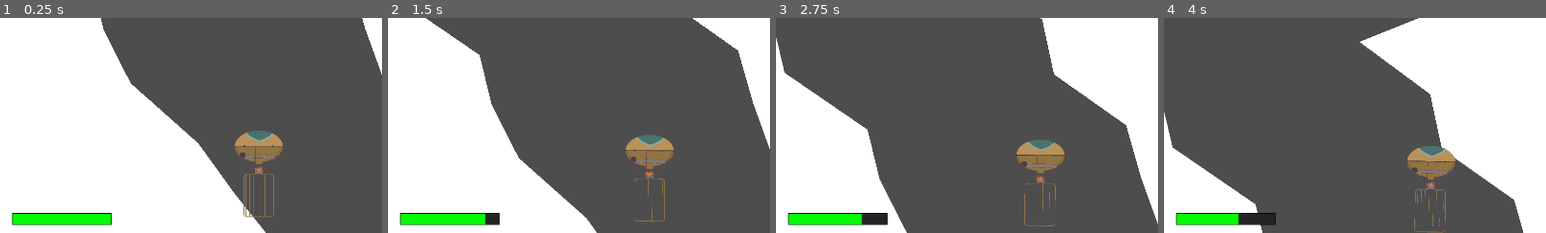
Above: before the commit, frames 1-4 (left to right).
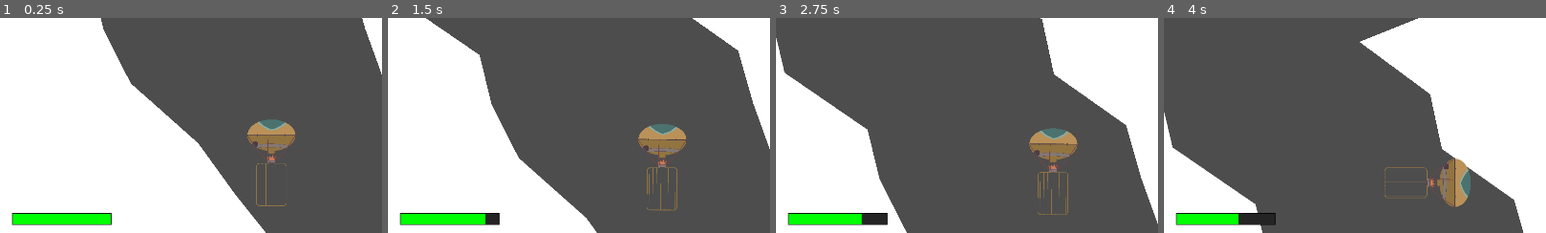
Above: after the commit, the same moments.

Repository: panorb/ludum-dare-53
Game: Godot game, scene res://world.tscn
The game is run twice, just before and just after one commit, with the same random seed, the same clock (stepped at 60 frames per second) and the same inputs. The engine's default icon, where the game draws it, is replaced by a stand-in: a white triangle on a blue panel in a dark square. Sound files missing from this copy of the repository are replaced by a short silence.
Inputs:
- Up to frame 1 (0.25 s): no input
- Up to frame 2 (1.5 s): click "ein knopf hero" at 0.5 s; click "novh einer" at 1.25 s
- Up to frame 3 (2.75 s): click "ein knopf hero" at 2 s
- Up to frame 4 (4 s): click "novh einer" at 2.75 s; click "ein knopf hero" at 3.5 s
The pictures show only the part of the screen within x 17-67%, y 50-100%; the shares and areas given below are measured in that part.

The runs differ from the first frame. In frame 1, 2.7% of the frame differs, in the area x 61-78%, y 47-93%; in frame 2, 2.7%; in frame 3, 2.7%; in frame 4, 3.0%, in the area x 57-81%, y 59-100%.
Error after the commit: Attempt to call function 'play' in base 'null instance' on a null instance. (res://game/balloon/balloon.gd:85)

Commit message:
Checking some things

Diff:
--- a/godot/game/balloon/balloon.gd
+++ b/godot/game/balloon/balloon.gd
@@ -70,7 +70,7 @@
 	adjust_rotation()
 	adjust_velocity(wind_speed)
 	move_and_slide()
-	reset_outside_position()
+	#reset_outside_position()
 
 
 func _process(delta: float) -> void:
--- a/godot/game/balloon/balloon.tscn
+++ b/godot/game/balloon/balloon.tscn
@@ -17,15 +17,6 @@
 scale = Vector2(0.4, 0.4)
 script = ExtResource("1_00v08")
 
-[node name="CollisionShapeMain" type="CollisionShape2D" parent="."]
-position = Vector2(3.33325, -76.667)
-rotation = 1.5708
-shape = SubResource("CapsuleShape2D_bwuof")
-
-[node name="CollisionShapeMain2" type="CollisionShape2D" parent="."]
-position = Vector2(-0.000244141, 443.334)
-shape = SubResource("RectangleShape2D_jwevs")
-
 [node name="Cage" type="Sprite2D" parent="."]
 texture = ExtResource("2_7bswg")
 offset = Vector2(0, 540)
@@ -41,12 +32,34 @@
 [node name="Head" type="Sprite2D" parent="."]
 texture = ExtResource("2_ilerb")
 
+[node name="CollisionShapeMain" type="CollisionShape2D" parent="."]
+position = Vector2(3.33325, -76.667)
+rotation = 1.5708
+shape = SubResource("CapsuleShape2D_bwuof")
+
+[node name="CollisionShapeMain2" type="CollisionShape2D" parent="."]
+position = Vector2(-0.000244141, 443.334)
+shape = SubResource("RectangleShape2D_jwevs")
+
 [node name="BallonHitCaveSound1" type="AudioStreamPlayer" parent="."]
 stream = ExtResource("5_21m5w")
 volume_db = 12.0
 
-[node name="BallonHitCaveSound2" type="AudioStreamPlayer" parent="."]
-volume_db = 12.0
+[node name="RigidBody2D" type="RigidBody2D" parent="."]
+mass = 100.0
+max_contacts_reported = 5
+contact_monitor = true
 
-[node name="BallonHitCaveSound3" type="AudioStreamPlayer" parent="."]
-volume_db = 12.0
+[node name="CollisionShapeMain3" type="CollisionShape2D" parent="RigidBody2D"]
+position = Vector2(3.33325, -76.667)
+rotation = 1.5708
+scale = Vector2(1, 1)
+shape = SubResource("CapsuleShape2D_bwuof")
+
+[node name="CollisionShapeMain4" type="CollisionShape2D" parent="RigidBody2D"]
+position = Vector2(-0.000244141, 443.334)
+scale = Vector2(1, 1)
+shape = SubResource("RectangleShape2D_jwevs")
+
+[connection signal="finished" from="BallonHitCaveSound1" to="." method="_on_audio_finished"]
+[connection signal="body_entered" from="RigidBody2D" to="." method="_on_rigid_body_entered"]
--- a/godot/game/cave/cave.gd
+++ b/godot/game/cave/cave.gd
@@ -8,16 +8,14 @@
 
 @onready var background_audio = $BackgroundAudioStreamPlayer
 
-var starting_position = Vector2(0, 0)
+var starting_position = Vector2(0,0)
 var walls = []
-
 
 # Called when the node enters the scene tree for the first time.
 func _ready() -> void:
 	for i in 3:
 		new_cave_segment()
 	start_background_music()
-
 
 func new_cave_segment() -> void:
 	var instance = segment.instantiate()
@@ -29,11 +27,9 @@
 	starting_position = instance.create_cave_walls(starting_position)
 	walls.append(instance)
 
-
 func redraw_cave_segment() -> void:
 	walls[0].position.y = walls.back().position.y - SCREEN_HEIGHT
 	starting_position = walls[0].create_cave_walls(starting_position)
-
 
 # Called every frame. 'delta' is the elapsed time since the previous frame.
 func _process(_delta) -> void:
@@ -45,6 +41,5 @@
 		redraw_cave_segment()
 		walls.append(walls.pop_front())
 
-
 func start_background_music():
 	background_audio.play()
--- a/godot/game/cave_segment/cave_segment.gd
+++ b/godot/game/cave_segment/cave_segment.gd
@@ -1,4 +1,4 @@
-extends Area2D
+extends CharacterBody2D
 
 class_name CaveSegment
 
@@ -17,6 +17,7 @@
 @onready var collision_segment_left = get_node("CollisionSegmentLeft")
 @onready var segment_right = get_node("SegmentRight")
 @onready var collision_segment_right = get_node("CollisionSegmentRight")
+
 
 func _ready() -> void:
 	pass
@@ -45,6 +46,7 @@
 			var right_vertical_position = vertical_position + randi_range(-HORIZONTAL_VARIANCE/2, HORIZONTAL_VARIANCE/2)
 			left_column.append(Vector2(left_position, left_vertical_position))
 			right_column.append(Vector2(right_position, right_vertical_position))
+	#cave_segment.add_shape(PackedVector2Array(left_column))
 	segment_left.polygon = PackedVector2Array(left_column)
 	collision_segment_left.polygon = PackedVector2Array(left_column)
 	segment_right.polygon = PackedVector2Array(right_column)
--- a/godot/game/cave_segment/cave_segment.tscn
+++ b/godot/game/cave_segment/cave_segment.tscn
@@ -2,7 +2,7 @@
 
 [ext_resource type="Script" path="res://game/cave_segment/cave_segment.gd" id="1_xxwvy"]
 
-[node name="CaveSegment" type="Area2D"]
+[node name="CaveSegment" type="CharacterBody2D"]
 script = ExtResource("1_xxwvy")
 
 [node name="SegmentLeft" type="Polygon2D" parent="."]
